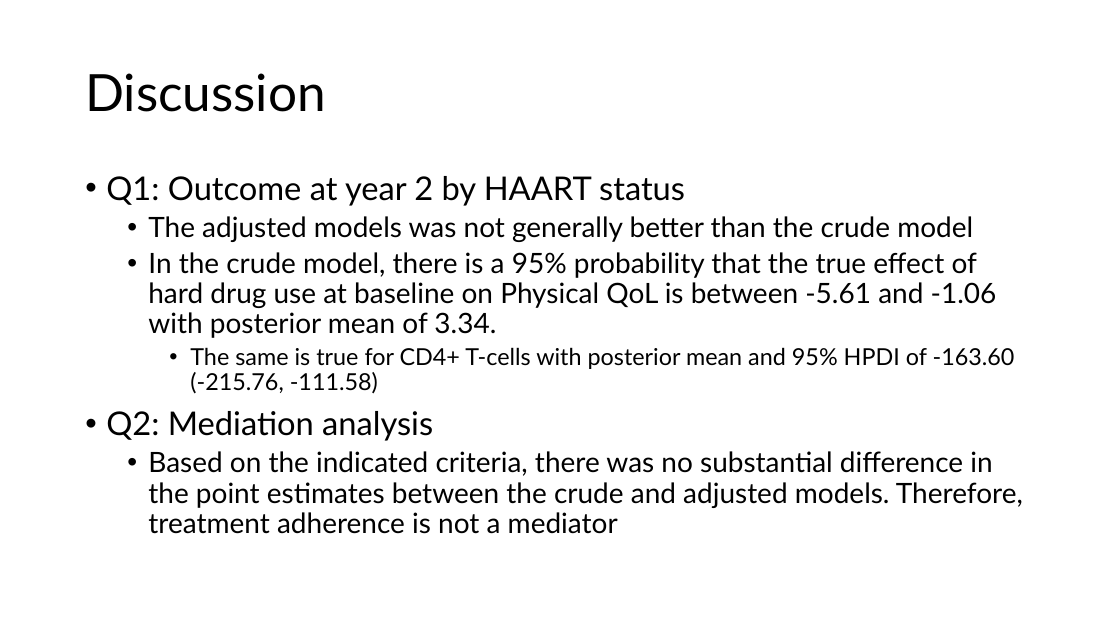
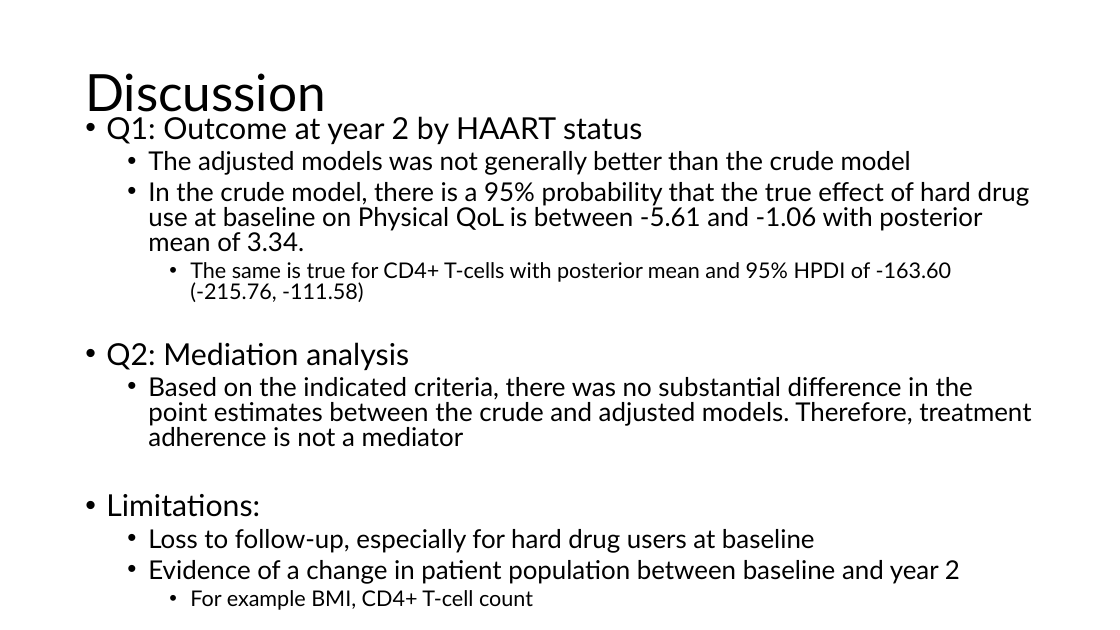
Before and after one commit to yemiaj/BIOS6624, a slide deck: slide 7 of Project1/Reports/Jegede_project1_slides.pptx. Drawn at 1120x630 pixels with LibreOffice and Linux fonts; fonts in the diff are those of the drawing. Boxes give left, top, right and bottom in pixels: in the first picture for what was removed or moved away, otherwise in the second. Text is boxed around its words. In the diff, an @@ line names an element or a change of style, - is before the commit and + after.

```diff
--- a/Project1/Reports/Jegede_project1_slides.pptx
+++ b/Project1/Reports/Jegede_project1_slides.pptx
@@ text "Q1: Outcome at year 2 ...": place and size @@
-text "Q1: Outcome at year 2 ..." at [106, 176, 1023, 534]
+text "Q1: Outcome at year 2 ..." at [106, 116, 1031, 610]
@@ text at [106, 116, 1031, 447]: size 28 to 25.9 pt in "Q1: Outcome at year 2 by HAART ...", "Q2: Mediation analysis"; size 24 to 22.2 pt in "The adjusted models was not generally better ...", "In the crude model, there is a ...", "Based on the indicated criteria, there was ..."; size 20 to 18.5 pt in "The same is true for CD4+ T-cells ..."; line spacing 0.9 to 0.8 @@
@@ text at [106, 494, 960, 610]: paragraphs added @@
+• Limitations:
+  • Loss to follow-up, especially for hard drug users at baseline
+  • Evidence of a change in patient population between baseline and year 2
+    • For example BMI, CD4+ T-cell count
```
Also in this commit, not shown: 4 other slides changed, 1 other file.
